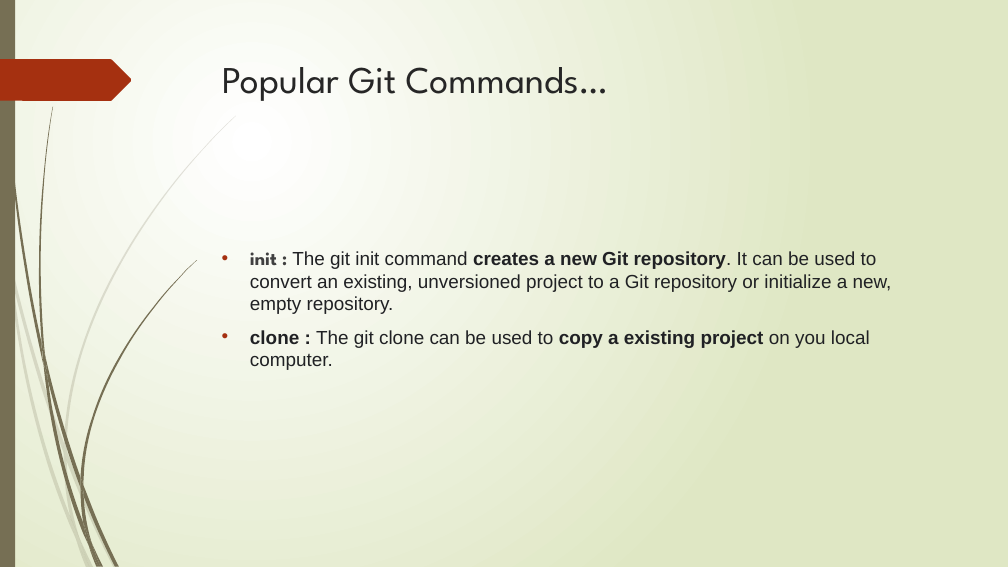
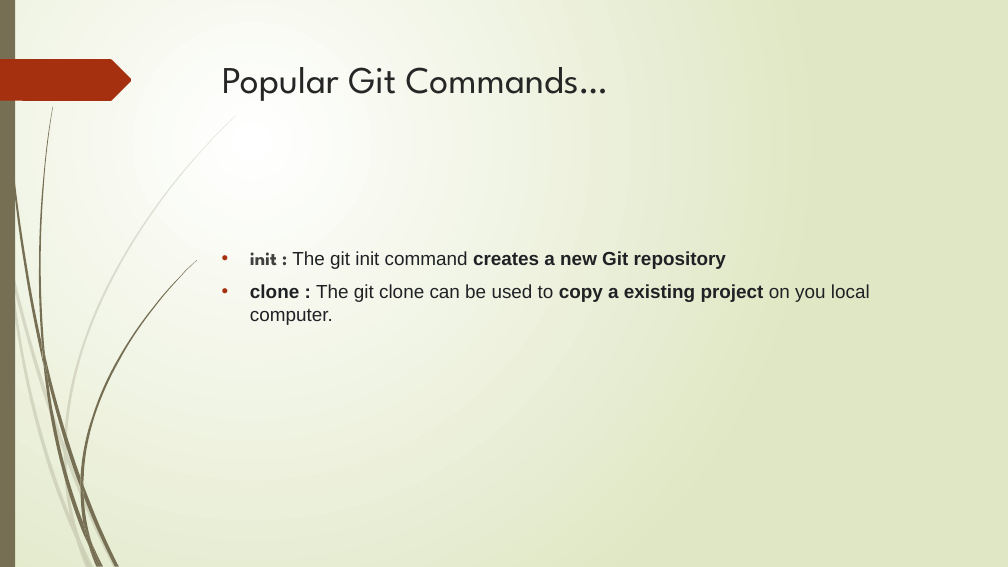
Before and after one commit to saad-janjua/assignment, a slide deck: slide 4 of Version Control with Git.pptx. Drawn at 1008x567 pixels with LibreOffice and Linux fonts; fonts in the diff are those of the drawing. Boxes give left, top, right and bottom in pixels: in the first picture for what was removed or moved away, otherwise in the second. Text is boxed around its words. In the diff, an @@ line names an element or a change of style, - is before the commit and + after.

```diff
--- a/Version Control with Git.pptx
+++ b/Version Control with Git.pptx
@@ text at (250, 251, 726, 269): text changed; bold on @@
-• init : The git init command creates a new Git repository. It can be used to convert an existing, unversioned project to a Git repository or initialize a new, empty repository.
+• init : The git init command creates a new Git repository
```
Also in this commit, not shown: 3 other slides changed, 9 slides added.
